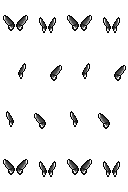
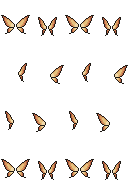
Two versions of the same layered image (128x192). Layer-by-layer changes:
removed group "wings" (16 layers) over [left=3, top=15, right=126, bottom=177]
moved "N0" out of group "wings", painted on it over [left=1, top=15, right=30, bottom=34]
moved "N1" out of group "wings", painted on it over [left=38, top=17, right=57, bottom=36]
moved "N2" out of group "wings", painted on it over [left=65, top=15, right=94, bottom=34]
moved "N3" out of group "wings", painted on it over [left=102, top=17, right=121, bottom=36]
moved "W0" out of group "wings", painted on it over [left=18, top=63, right=27, bottom=82]
moved "W1" out of group "wings", painted on it over [left=50, top=65, right=64, bottom=84]
moved "W2" out of group "wings", painted on it over [left=82, top=63, right=91, bottom=82]
moved "W3" out of group "wings", painted on it over [left=114, top=65, right=128, bottom=84]
moved "E0" out of group "wings", painted on it over [left=5, top=111, right=14, bottom=130]
moved "E1" out of group "wings", painted on it over [left=32, top=113, right=46, bottom=132]
moved "E2" out of group "wings", painted on it over [left=69, top=111, right=78, bottom=130]
moved "E3" out of group "wings", painted on it over [left=96, top=113, right=110, bottom=132]
moved "S0" out of group "wings", painted on it over [left=1, top=159, right=30, bottom=178]
moved "S1" out of group "wings", painted on it over [left=38, top=161, right=57, bottom=180]
moved "S2" out of group "wings", painted on it over [left=65, top=159, right=94, bottom=178]
moved "S3" out of group "wings", painted on it over [left=102, top=161, right=121, bottom=180]
